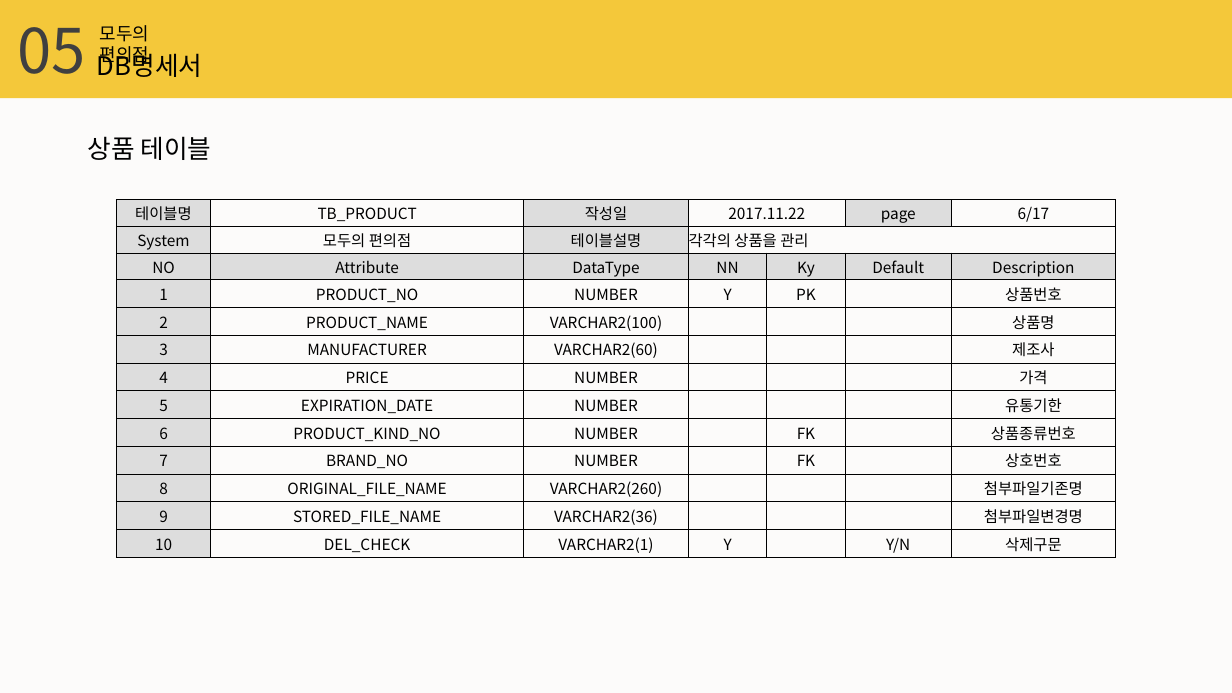
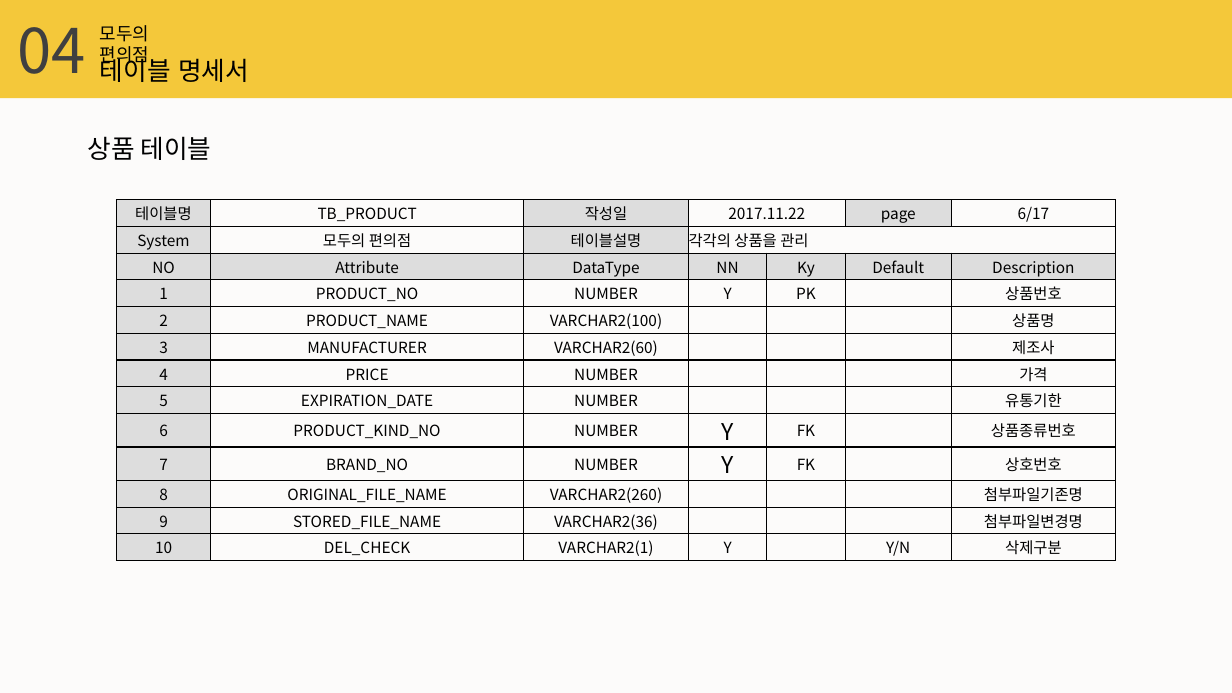
Before and after one commit to hwanghyohyuk/KHFinalProject, a slide deck: slide 22 of 제출문서/DB설계보고서/편리하조_DB설계보고서.pptx. Drawn at 1232x693 pixels with LibreOffice and Linux fonts; fonts in the diff are those of the drawing. Boxes give left, top, right and bottom in pixels: in the first picture for what was removed or moved away, otherwise in the second. Text is boxed around its words. In the diff, an @@ line names an element or a change of style, - is before the commit and + after.

```diff
--- a/제출문서/DB설계보고서/편리하조_DB설계보고서.pptx
+++ b/제출문서/DB설계보고서/편리하조_DB설계보고서.pptx
@@ text at bbox=[17, 27, 85, 74]: text changed @@
-05
+04
@@ text removed at bbox=[97, 48, 202, 77] @@
-DB명세서
@@ text added at bbox=[100, 54, 249, 82], 20 pt, text #000000 @@
+테이블 명세서
@@ table at bbox=[116, 200, 1117, 560] @@
-row 9, column 4: 
+row 9, column 4: Y
-row 10, column 4: 
+row 10, column 4: Y
-row 13, column 7: 삭제구문
+row 13, column 7: 삭제구분
```
Also in this commit, not shown: 26 other slides changed, 2 other files.
